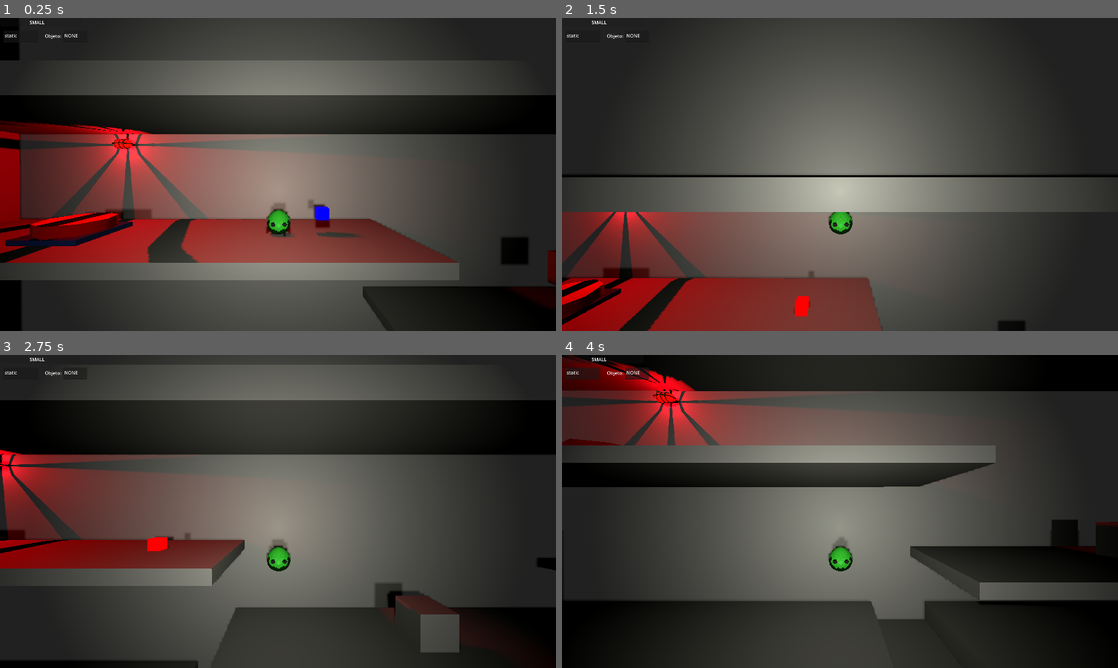
Above: before the commit, frames 1-4 (two rows, left to right).
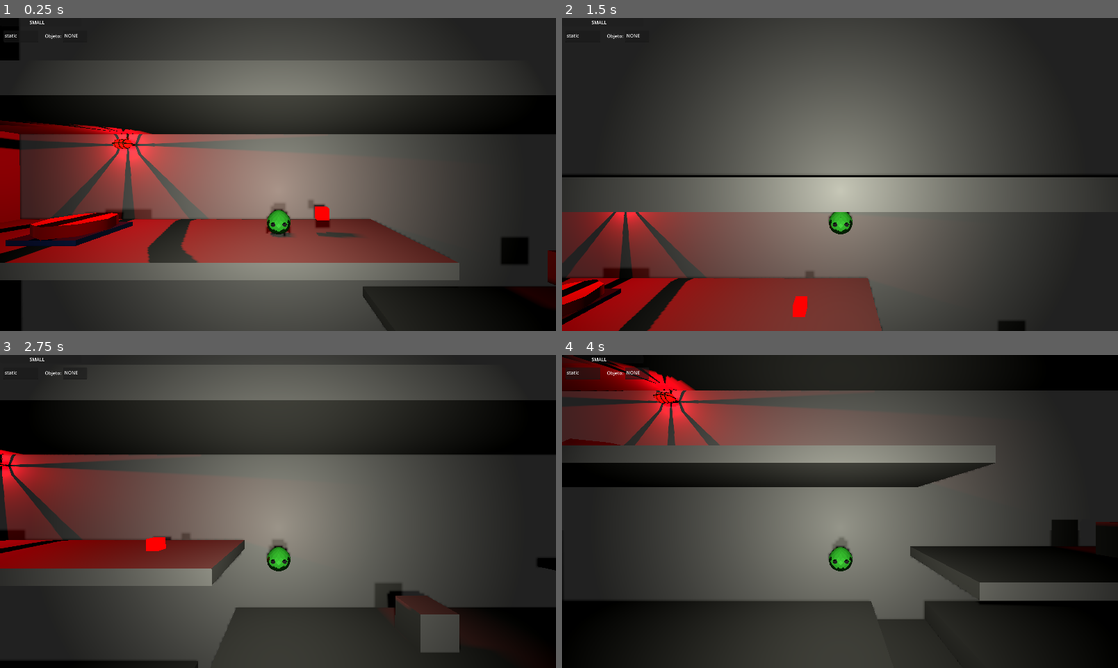
Above: after the commit, the same moments.

Repository: Isaac-Salas/GameOff2023
Game: Godot game, scene res://Levels/Level_0_tutorial.tscn
The game is run twice, just before and just after one commit, with the same random seed, the same clock (stepped at 60 frames per second) and the same inputs. This scene is started directly instead of the project's main scene.
Inputs:
- Up to frame 1 (0.25 s): no input
- Up to frame 2 (1.5 s): tap Enter (ui_accept) at 0.5 s; hold D (Walk_Right) 0.53-1.28 s; tap E (Interact) at 0.6 s; tap Space (Jump) at 0.77 s; tap Q (Throw) at 0.8, 1.35 s; hold Down (ui_down) from 1.28 s (still down)
- Up to frame 3 (2.75 s): tap Space (Jump) at 1.52 s; tap E (Interact) at 1.55 s; release Down (ui_down) at 2.03 s; hold D (Walk_Right) from 2.03 s (still down); hold W (Grow) from 2.03 s (still down); tap Q (Throw) at 2.3 s
- Up to frame 4 (4 s): release D (Walk_Right) at 2.78 s; release W (Grow) at 2.78 s; hold Up (ui_up) 2.78-3.53 s; tap E (Interact) at 2.85 s; tap Space (Jump) at 3.02, 3.77 s; tap Enter (ui_accept) at 3.5 s; hold A (Walk_Left) from 3.53 s (still down); hold Z (Item) from 3.53 s (still down); tap Q (Throw) at 3.8 s

The runs differ from the first frame. In frame 1, 0.1% of the frame differs, in the area x 56-60%, y 60-65%; in frame 2, less than 0.1%; in frame 3, less than 0.1%; in frame 4, 0.3%, in the area x 0-100%, y 11-79%.

Commit message:
Fixed hitbox and some tweaks
Fixed the way the grabbable object registers when the player its close and the way that it changes color.
Also, tweaked the throwing and releasing function and made it so it never nocks the player back

Diff:
--- a/Levels/LevelTest.tscn
+++ b/Levels/LevelTest.tscn
@@ -106,6 +106,7 @@
 script = ExtResource("2_7uenw")
 
 [node name="Pickable" parent="." instance=ExtResource("8_tplic")]
-transform = Transform3D(1, 0, 0, 0, 1, 0, 0, 0, 1, -11.1165, 2.44469, 0)
+transform = Transform3D(1, 0, 0, 0, 1, 0, 0, 0, 1, 0, 4.96521, 0)
 
 [node name="Pickable2" parent="." instance=ExtResource("8_tplic")]
+transform = Transform3D(1, 0, 0, 0, 1, 0, 0, 0, 1, -4.67718, 1.74248, 0)
--- a/Pickups/PickObject.tscn
+++ b/Pickups/PickObject.tscn
@@ -28,32 +28,37 @@
 	$Pickup/CollisionShape3D.scale = $Pickup/CollisionShape3D.scale*Vector3(GlobalVar.sizefactor,GlobalVar.sizefactor,GlobalVar.sizefactor)
 	$Pickup/Area3D.scale = $Pickup/Area3D.scale*Vector3(GlobalVar.sizefactor,GlobalVar.sizefactor,GlobalVar.sizefactor)
 
-
-func _on_area_3d_body_entered(body):
-	if body.name == \"Player\":
+func colorchange(value):
+	if value == 1:
 		var new_color = $Pickup/MeshInstance3D.mesh.material
 		new_color.albedo_color = Color(0, 0, 255)
-		pickup = true
-		player = body
-
-func _on_area_3d_body_exited(body):
-	if body.name == \"Player\":
+	if value == 2:
 		var new_color = $Pickup/MeshInstance3D.mesh.material
 		new_color.albedo_color = Color(255, 0, 0)
-		pickup = false
-		player = body
+
+
+func _on_area_3d_area_entered(area):
+	if area.name == \"ObjectDetect\":
+		colorchange(1)
+
+
+func _on_area_3d_area_exited(area):
+	if area.name == \"ObjectDetect\":
+		colorchange(2)
+
 "
 
 [sub_resource type="StandardMaterial3D" id="StandardMaterial3D_jcodq"]
+resource_local_to_scene = true
 albedo_color = Color(1, 0, 0, 1)
 
 [sub_resource type="BoxMesh" id="BoxMesh_30mcy"]
+resource_local_to_scene = true
 material = SubResource("StandardMaterial3D_jcodq")
 
 [sub_resource type="BoxShape3D" id="BoxShape3D_vhp8x"]
 
-[sub_resource type="SphereShape3D" id="SphereShape3D_33od2"]
-radius = 3.0
+[sub_resource type="BoxShape3D" id="BoxShape3D_y2n3i"]
 
 [node name="Pickable" type="Node3D"]
 script = SubResource("GDScript_fibc4")
@@ -72,7 +77,7 @@
 [node name="Area3D" type="Area3D" parent="Pickup"]
 
 [node name="CollisionShape3D" type="CollisionShape3D" parent="Pickup/Area3D"]
-shape = SubResource("SphereShape3D_33od2")
+shape = SubResource("BoxShape3D_y2n3i")
 
-[connection signal="body_entered" from="Pickup/Area3D" to="." method="_on_area_3d_body_entered"]
-[connection signal="body_exited" from="Pickup/Area3D" to="." method="_on_area_3d_body_exited"]
+[connection signal="area_entered" from="Pickup/Area3D" to="." method="_on_area_3d_area_entered"]
+[connection signal="area_exited" from="Pickup/Area3D" to="." method="_on_area_3d_area_exited"]
--- a/Player/PlayerTest.gd
+++ b/Player/PlayerTest.gd
@@ -118,17 +118,17 @@
 		GlobalVar.CURRENT = "NORMAL"
 
 
-func  throw():
+func throw():
 	mundotest = get_parent_node_3d()
 	$MeshInstance3D.remove_child(pickinst)
 	pickinst.transform.origin = Vector3(0,2,0)
 	pickinst.resize()
 	if lastSide == "right":
 		pickinst.get_node("Pickup").linear_velocity = Vector3(20,0,0)
-		pickinst.transform.origin = global_position+Vector3(2,0,0)
+		pickinst.transform.origin = global_position+Vector3((1.65*GlobalVar.sizefactor),0,0)
 	else:
 		pickinst.get_node("Pickup").linear_velocity = Vector3(-20,0,0)
-		pickinst.transform.origin = global_position+Vector3(-2,0,0)
+		pickinst.transform.origin = global_position+Vector3(-(1.65*GlobalVar.sizefactor),0,0)
 	pickinst.get_node("Pickup").freeze = false
 	pickinst.get_node("Pickup/CollisionShape3D").disabled = false
 	pickinst.get_node("Pickup/Area3D").monitoring = true
@@ -232,9 +232,9 @@
 		pickinst.resize()
 		GlobalVar.objectPicked = false
 		if lastSide == "right":
-			pickinst.transform.origin = global_position+Vector3(2,0,0)
+			pickinst.transform.origin = global_position+Vector3((1.65*GlobalVar.sizefactor),0,0)
 		else:
-			pickinst.transform.origin = global_position+Vector3(-2,0,0)
+			pickinst.transform.origin = global_position+Vector3(-(1.65*GlobalVar.sizefactor),0,0)
 
 		mundotest.add_child(pickinst)
 
@@ -243,13 +243,13 @@
 func _on_object_detect_body_entered(body):
 	if body.name == "Pickup":
 		pickname = body.get_parent_node_3d()
-		print (pickname.name)
-		print("Assin")
+		#print (pickname.name)
+		#print("Assin")
 		pickup = true
 
 func _on_object_detect_body_exited(body):
 	if body.name == "Pickup":
 		pickname = body.get_parent_node_3d()
-		print (pickname.name)
-		print("Assout")
+		#print (pickname.name)
+		#print("Assout")
 		pickup = false
--- a/Player/PlayerTest.tscn
+++ b/Player/PlayerTest.tscn
@@ -9,16 +9,19 @@
 radius = 1.0
 
 [sub_resource type="BoxShape3D" id="BoxShape3D_2rhgy"]
-size = Vector3(0.1, 2, 2)
+size = Vector3(0.1, 1.8, 2)
 
 [sub_resource type="BoxShape3D" id="BoxShape3D_qpuui"]
 size = Vector3(1.9, 0.1, 1)
 
 [sub_resource type="SphereShape3D" id="SphereShape3D_u7xq5"]
-radius = 1.82538
+radius = 2.0
 
 [sub_resource type="StandardMaterial3D" id="StandardMaterial3D_a0527"]
 albedo_color = Color(0, 0.501961, 0.0431373, 1)
+rim_enabled = true
+rim = 0.15
+clearcoat_roughness = 0.13
 
 [sub_resource type="ParticleProcessMaterial" id="ParticleProcessMaterial_a7bid"]
 lifetime_randomness = 1.0
@@ -64,7 +67,7 @@
 shape = SubResource("CapsuleShape3D_b827x")
 
 [node name="ColisionperuanaIzq" type="RigidBody3D" parent="."]
-transform = Transform3D(1, 0, 0, 0, 1, 0, 0, 0, 1, -1.05, 0, 0)
+transform = Transform3D(1, 0, 0, 0, 1, 0, 0, 0, 1, -1.05, 0.15, 0)
 collision_layer = 2
 collision_mask = 2
 axis_lock_linear_x = true
@@ -80,7 +83,7 @@
 shape = SubResource("BoxShape3D_2rhgy")
 
 [node name="ColisionperuanaDer2" type="RigidBody3D" parent="."]
-transform = Transform3D(1, 0, 0, 0, 1, 0, 0, 0, 1, 1.05, 0, 0)
+transform = Transform3D(1, 0, 0, 0, 1, 0, 0, 0, 1, 1.05, 0.15, 0)
 collision_layer = 2
 collision_mask = 2
 axis_lock_linear_x = true
